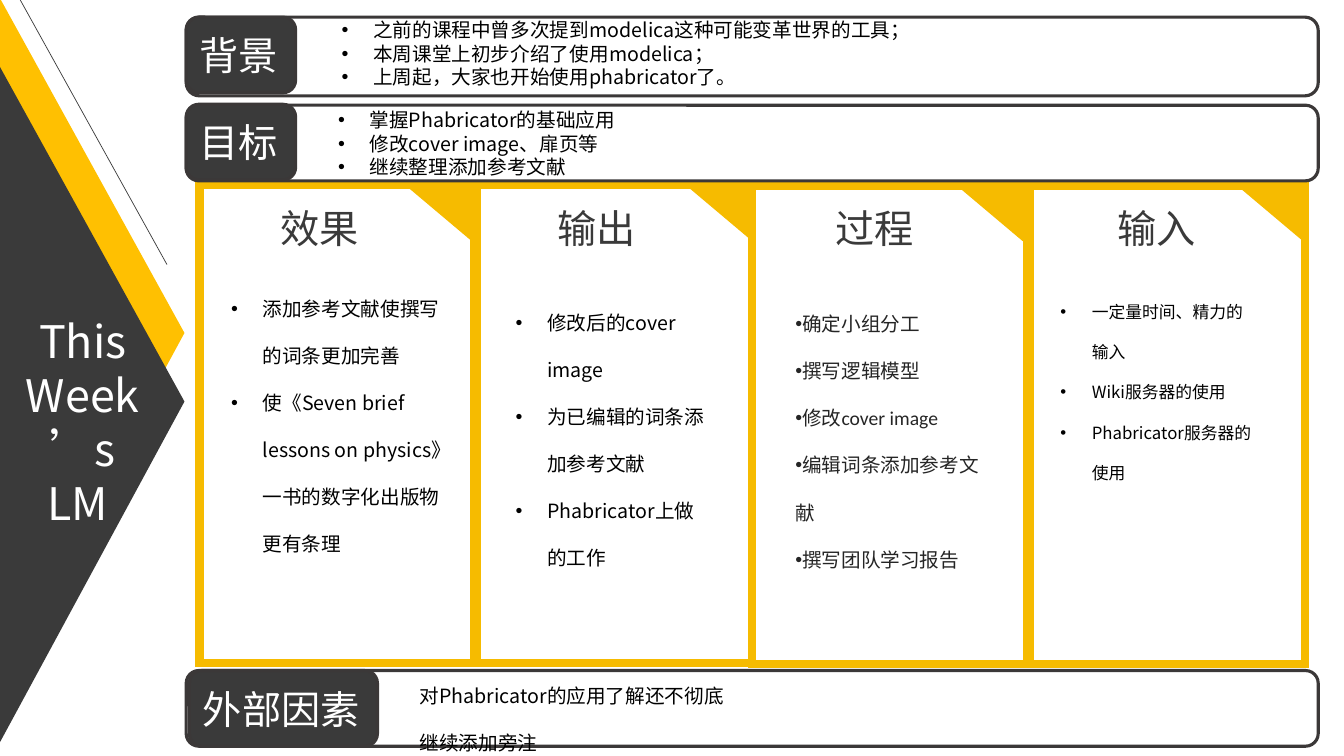
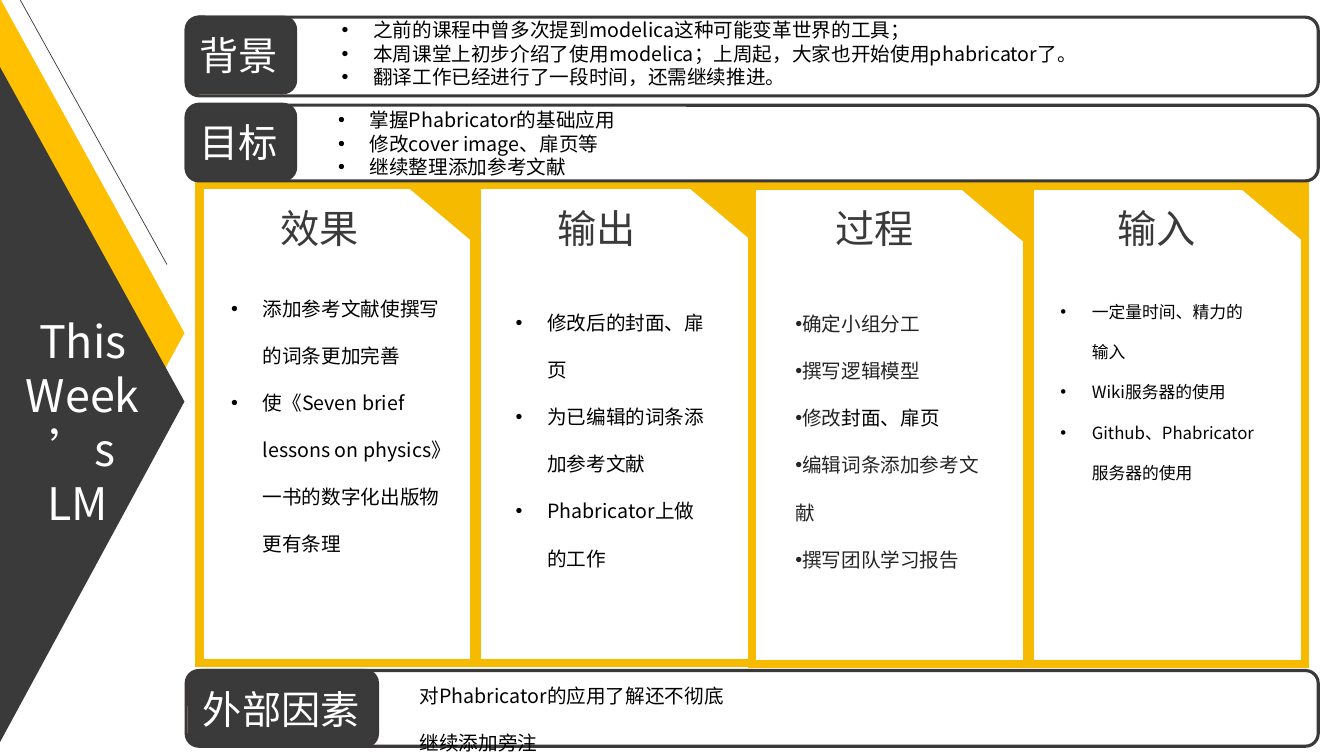
Before and after one commit to tojiang/cyxk, a slide deck: slide 3 of TeamReportSlides/Group-2/第2组-小组报告-第10周_20171127.pptx. Drawn at 1344x756 pixels with LibreOffice and Linux fonts; fonts in the diff are those of the drawing. Boxes give left, top, right and bottom in pixels: in the first picture for what was removed or moved away, otherwise in the second. Text is boxed around its words. In the diff, an @@ line names an element or a change of style, - is before the commit and + after.

```diff
--- a/TeamReportSlides/Group-2/第2组-小组报告-第10周_20171127.pptx
+++ b/TeamReportSlides/Group-2/第2组-小组报告-第10周_20171127.pptx
@@ text at (373, 44, 1077, 86): text changed @@
-• 本周课堂上初步介绍了使用modelica；
-• 上周起，大家也开始使用phabricator了。
+• 本周课堂上初步介绍了使用modelica；上周起，大家也开始使用phabricator了。
+• 翻译工作已经进行了一段时间，还需继续推进。
@@ text at (547, 313, 704, 379): text changed @@
-• 修改后的cover image
+• 修改后的封面、扉页
@@ text at (802, 408, 939, 427): text changed; font Calibri to Noto Sans CJK SC; text colour #252525 to #000000 @@
-• 修改cover image
+• 修改封面、扉页
@@ text at (1092, 425, 1254, 440): text changed @@
-• Phabricator服务器的使用
+• Github、Phabricator服务器的使用
```
Also in this commit, not shown: 4 other slides changed, 4 slides added, 1 slide removed.
